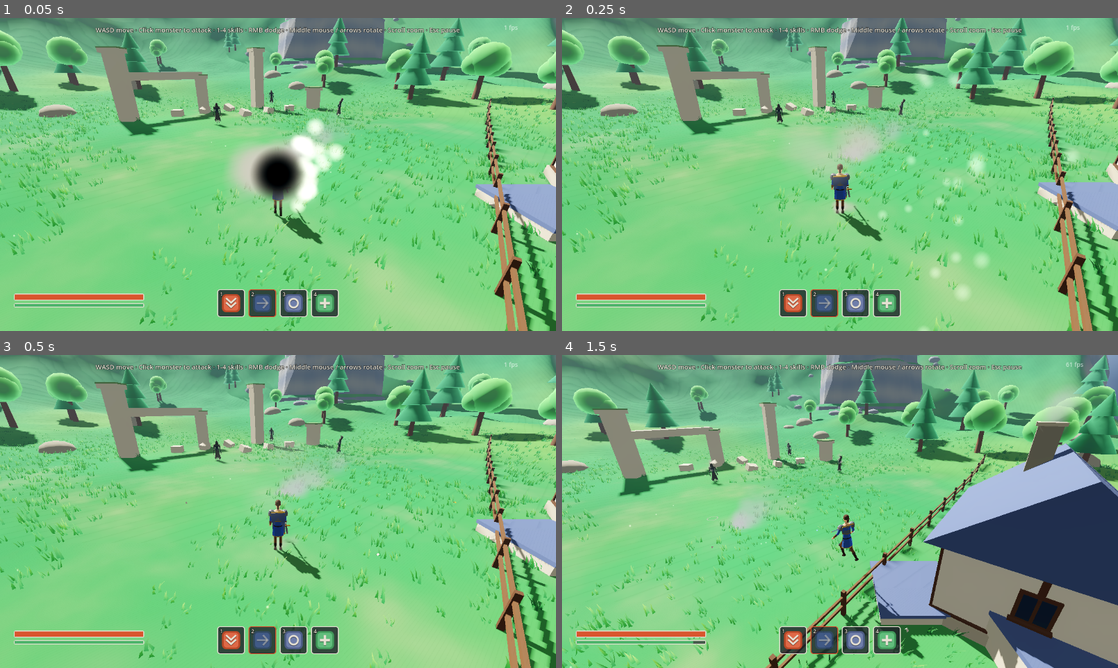
Above: before the commit, frames 1-4 (two rows, left to right).
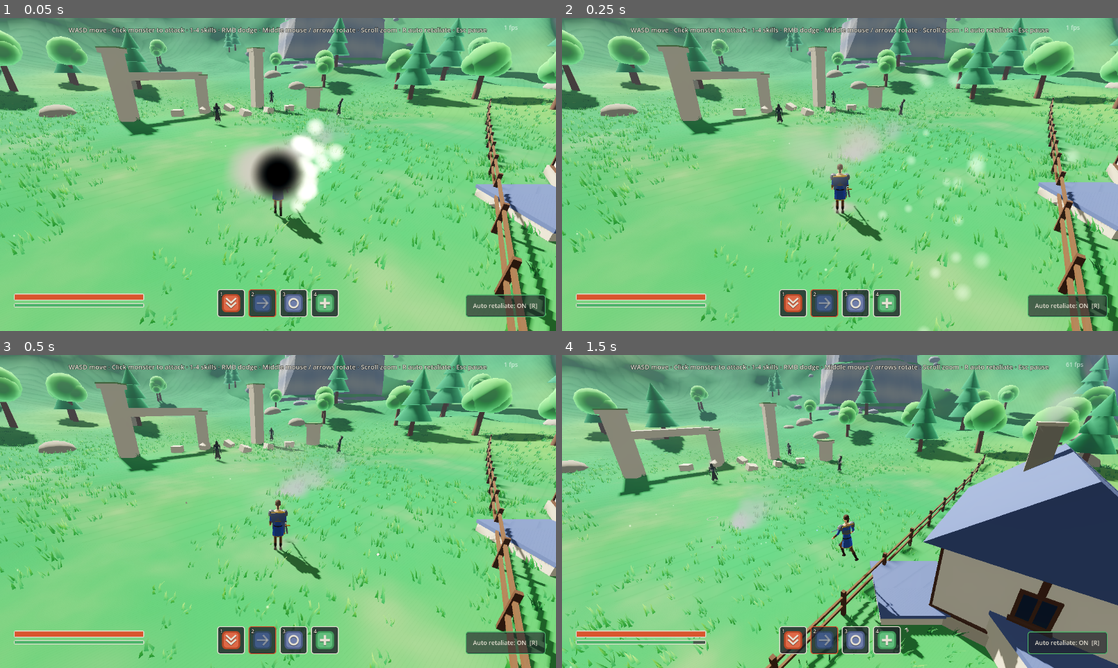
Above: after the commit, the same moments.

Repository: m4rk4ever-lang/Fantasy-RPG
Game: Godot game, scene res://scenes/main.tscn
Same seed, same stepped clock (60 frames per second), same inputs: the game is played once before the commit and once after it.
Inputs (mouse positions are in pixels of both pictures, inside the frame that each line leads up to):
- Up to frame 1 (0.05 s): no input
- Up to frame 2 (0.25 s): no input
- Up to frame 3 (0.5 s): no input
- Up to frame 4 (1.5 s): tap Enter at 0.5 s; move the mouse to (962, 495) at 0.52 s; press the mouse at (962, 495) at 0.53 s; hold D (move_right) 0.53-1.25 s; tap Space (jump) at 0.77, 1.07 s; tap Alt (dodge) at 0.8 s; release the mouse at (962, 495) at 1.25 s; drag from (728, 527) to (812, 574) at 1.27 s

The runs differ from the first frame. In frame 1, 1.9% of the frame differs, in the area x 12-99%, y 2-96%; in frame 2, 1.9%; in frame 3, 1.9%; in frame 4, 1.8%.

Commit message:
Feedback: auto retaliate, documentatie, screenshots tweede sessie, feedback verwerkt
Co-Authored-By: Claude Opus 5.5 <noreply@anthropic.com>
Claude-Session: https://claude.ai/code/session_01X1Hshh3gfRJFNSyViJVPYM

Diff:
--- a/scripts/autoload/input_setup.gd
+++ b/scripts/autoload/input_setup.gd
@@ -27,6 +27,7 @@
 	_add_action("zoom_in", [_mouse(MOUSE_BUTTON_WHEEL_UP), _key(KEY_EQUAL)])
 	_add_action("zoom_out", [_mouse(MOUSE_BUTTON_WHEEL_DOWN), _key(KEY_MINUS)])
 	_add_action("lock_on", [_key(KEY_Q), _key(KEY_TAB), _button(JOY_BUTTON_RIGHT_STICK)])
+	_add_action("toggle_retaliate", [_key(KEY_R), _button(JOY_BUTTON_DPAD_UP)])
 	_add_action("pause", [_key(KEY_ESCAPE), _key(KEY_P), _button(JOY_BUTTON_START)])
 
 
--- a/scripts/enemies/hollow.gd
+++ b/scripts/enemies/hollow.gd
@@ -309,7 +309,7 @@
 				if dist < attack_range + 0.6 and fwd.dot(to_target.normalized()) > 0.35:
 					_hit_done = true
 					if target.has_method("take_damage"):
-						target.call("take_damage", attack_damage, fwd * 9.0)
+						target.call("take_damage", attack_damage, fwd * 9.0, self)
 			if _t >= attack_time:
 				_enter(State.RECOVER)
 		State.RECOVER:
--- a/scripts/main.gd
+++ b/scripts/main.gd
@@ -65,6 +65,9 @@
 	hud.skill_bar.setup(PlayerCombat.SKILLS)
 	hud.skill_bar.skill_clicked.connect(func(id: String) -> void: player.combat.use_skill(id))
 	player.combat.skill_used.connect(_on_skill_used)
+	player.retaliated.connect(func(attacker: Node3D) -> void: lock_on.set_target(attacker))
+	player.auto_retaliate_changed.connect(hud.set_retaliate)
+	hud.retaliate_clicked.connect(func() -> void: player.set_auto_retaliate(not player.auto_retaliate))
 	for i: int in _enemy_spawns.size():
 		_spawn_enemy(i)
 	# --- End combat ---
--- a/scripts/player/player.gd
+++ b/scripts/player/player.gd
@@ -9,6 +9,9 @@
 signal landed(impact: float)
 signal hurt(amount: float, from_dir: Vector3)
 signal died
+## Fired when auto-retaliate makes the hero fight back against `attacker`.
+signal retaliated(attacker: Node3D)
+signal auto_retaliate_changed(on: bool)
 
 @export var walk_speed: float = 6.5
 @export var sprint_speed: float = 10.5
@@ -48,6 +51,8 @@
 var lock_target: Node3D
 ## Monster the hero walks to and auto-attacks (set by clicking it). Null = no auto combat.
 var attack_target: Node3D
+## RuneScape-style: when idle and hit by a monster, target it and fight back.
+var auto_retaliate: bool = true
 ## Distance at which auto-attacks start.
 @export var auto_attack_range: float = 2.1
 var _move_target: Vector3 = Vector3.ZERO
@@ -134,6 +139,8 @@
 		velocity.y *= 0.5  # Variable jump height.
 	elif event.is_action_pressed("dodge"):
 		try_dash()
+	elif event.is_action_pressed("toggle_retaliate"):
+		set_auto_retaliate(not auto_retaliate)
 	elif event.is_action_pressed("attack_light"):
 		combat.request_light()
 	else:
@@ -193,7 +200,12 @@
 	stamina_changed.emit(stamina, max_stamina)
 
 
-func take_damage(amount: float, knockback: Vector3 = Vector3.ZERO) -> bool:
+func set_auto_retaliate(on: bool) -> void:
+	auto_retaliate = on
+	auto_retaliate_changed.emit(on)
+
+
+func take_damage(amount: float, knockback: Vector3 = Vector3.ZERO, attacker: Node3D = null) -> bool:
 	if is_invulnerable() or health <= 0.0:
 		return false
 	health = maxf(health - amount, 0.0)
@@ -205,6 +217,10 @@
 	if model:
 		model.impulse_squash(0.3)
 	hurt.emit(amount, knockback.normalized())
+	# Only retaliate when the player isn't busy with their own orders or direct control.
+	if auto_retaliate and attacker and is_instance_valid(attacker) and attack_target == null and not _has_move_target and get_move_input().length() < 0.2:
+		attack_target = attacker
+		retaliated.emit(attacker)
 	if health <= 0.0:
 		died.emit()
 	return true
--- a/scripts/ui/hud.gd
+++ b/scripts/ui/hud.gd
@@ -8,6 +8,10 @@
 const COL_BACK := Color(0.12, 0.13, 0.16, 0.65)
 
 var skill_bar: SkillBar
+## Emitted when the player clicks the auto-retaliate button.
+signal retaliate_clicked
+var _retaliate_button: Button
+var _retaliate_style: StyleBoxFlat
 var _health_bar: ProgressBar
 var _stamina_bar: ProgressBar
 var _fps_label: Label
@@ -50,7 +54,7 @@
 	root.add_child(_fps_label)
 
 	_hint = Label.new()
-	_hint.text = "WASD move · Click monster to attack · 1-4 skills · RMB dodge · Middle mouse / arrows rotate · Scroll zoom · Esc pause"
+	_hint.text = "WASD move · Click monster to attack · 1-4 skills · RMB dodge · Middle mouse / arrows rotate · Scroll zoom · R auto retaliate · Esc pause"
 	_hint.anchor_left = 0.5
 	_hint.anchor_right = 0.5
 	_hint.offset_left = -560
@@ -96,6 +100,31 @@
 	skill_bar.mouse_filter = Control.MOUSE_FILTER_IGNORE
 	bar_holder.add_child(skill_bar)
 
+	# Auto-retaliate toggle (RuneScape style), bottom right.
+	_retaliate_button = Button.new()
+	_retaliate_button.focus_mode = Control.FOCUS_NONE
+	_retaliate_button.anchor_left = 1.0
+	_retaliate_button.anchor_right = 1.0
+	_retaliate_button.anchor_top = 1.0
+	_retaliate_button.anchor_bottom = 1.0
+	_retaliate_button.offset_left = -208
+	_retaliate_button.offset_right = -24
+	_retaliate_button.offset_top = -84
+	_retaliate_button.offset_bottom = -32
+	_retaliate_button.tooltip_text = "Auto retaliate (R): fight back automatically when a monster attacks you."
+	_retaliate_style = StyleBoxFlat.new()
+	_retaliate_style.bg_color = COL_BACK
+	_retaliate_style.set_border_width_all(2)
+	_retaliate_style.set_corner_radius_all(6)
+	for st: String in ["normal", "hover", "pressed"]:
+		_retaliate_button.add_theme_stylebox_override(st, _retaliate_style)
+	_retaliate_button.add_theme_color_override("font_color", COL_FRAME)
+	_retaliate_button.add_theme_color_override("font_hover_color", Color.WHITE)
+	_retaliate_button.add_theme_font_size_override("font_size", 14)
+	_retaliate_button.pressed.connect(func() -> void: retaliate_clicked.emit())
+	root.add_child(_retaliate_button)
+	set_retaliate(true)
+
 	_flash_rect = ColorRect.new()
 	_flash_rect.color = Color(COL_HEALTH, 0.0)
 	_flash_rect.set_anchors_preset(Control.PRESET_FULL_RECT)
@@ -134,6 +163,11 @@
 	_stamina_bar.value = value
 
 
+func set_retaliate(on: bool) -> void:
+	_retaliate_button.text = "Auto retaliate: %s  [R]" % ("ON" if on else "OFF")
+	_retaliate_style.border_color = Color("4cb46a") if on else Color("d9552e")
+
+
 func set_hint_visible(v: bool) -> void:
 	_hint.visible = v
 
--- a/scripts/ui/pause_menu.gd
+++ b/scripts/ui/pause_menu.gd
@@ -20,6 +20,7 @@
 	["Jump", "Space", "A"],
 	["Dodge", "Right mouse, Alt or C", "B"],
 	["Target nearest", "Q", "R3"],
+	["Auto retaliate on/off", "R or click the button", "D-pad up"],
 	["Pause", "Esc or P", "Start"],
 ]
 
--- a/tools/run_tests.gd
+++ b/tools/run_tests.gd
@@ -125,6 +125,23 @@
 	_check(died2[0], "auto-attack walks to the clicked monster and kills it")
 	_check(player.attack_target == null, "auto-attack stops after the kill")
 
+	# Auto retaliate: an idle hero hit by a monster targets it; switched off, nothing happens.
+	var foe3 := Hollow.new()
+	root.add_child(foe3)
+	foe3.global_position = player.global_position + Vector3(3.0, 0.2, 0.0)
+	await _frames(40)
+	player.attack_target = null
+	player.set_auto_retaliate(false)
+	player.take_damage(1.0, Vector3.ZERO, foe3)
+	_check(player.attack_target == null, "auto retaliate off: no counterattack")
+	await _frames(40)
+	player.set_auto_retaliate(true)
+	player.take_damage(1.0, Vector3.ZERO, foe3)
+	_check(player.attack_target == foe3, "auto retaliate on: hero targets the attacker")
+	foe3.queue_free()
+	player.attack_target = null
+	await _frames(5)
+
 	# Skills: use, then cooldown blocks reuse.
 	await _frames(30)
 	_check(player.combat.use_skill("whirlwind"), "skill Whirlwind activates")
Binary file added: docs/screenshots/2026-11-13b/01_overzicht.png
Binary file added: docs/screenshots/2026-11-13b/02_gevecht.png
Binary file added: docs/screenshots/2026-11-13b/03_landmark.png
Binary file added: docs/screenshots/2026-11-13b/04_held.png
Binary file added: docs/screenshots/2026-11-13b/05_avond.png
Binary file added: docs/screenshots/2026-11-13b/06_dorp.png
Renamed: feedback/1z9maw15joea1.png -> feedback/verwerkt/2026-11-13-anatomie-referentie.png
Renamed: feedback/image.png -> feedback/verwerkt/2026-11-13-sfeer-referentie.png
Not shown, changed: CHANGELOG.md
Not shown, changed: docs/DESIGN.md
Not shown, changed: docs/ROADMAP.md
Not shown, added: feedback/verwerkt/2026-11-13-auto-retaliate.md
(and 1 more such lines)
